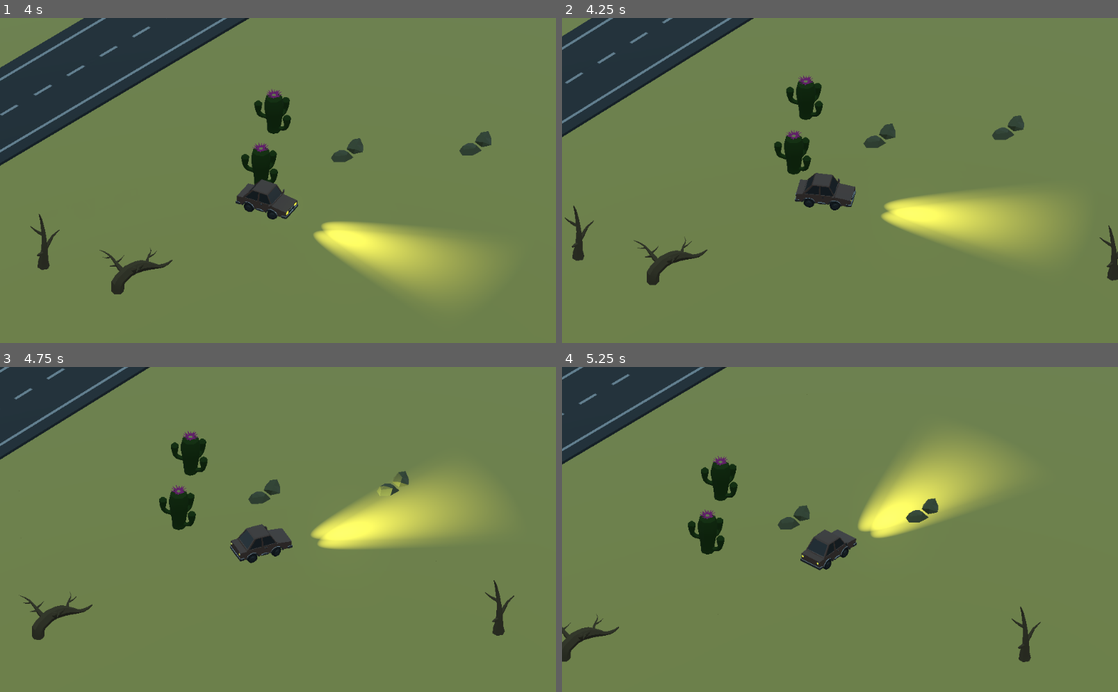
Above: before the commit, frames 1-4 (two rows, left to right).
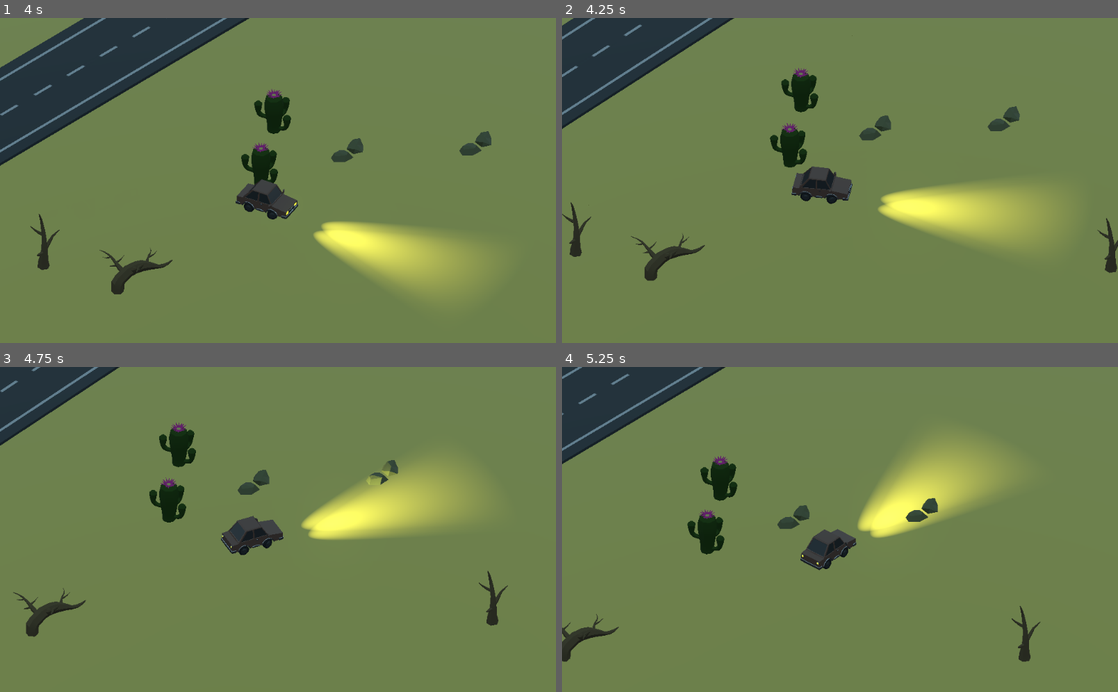
Above: after the commit, the same moments.

Repository: nheeb/dreamanddrive
Game: Godot game, scene res://Logic/Main.tscn
The game is run twice, just before and just after one commit, with the same random seed, the same clock (stepped at 60 frames per second) and the same inputs. The engine's default icon, where the game draws it, is replaced by a stand-in: a white triangle on a blue panel in a dark square.
Inputs (mouse positions are in pixels of both pictures, inside the frame that each line leads up to):
- Up to frame 1 (4 s): move the mouse to (400, 164) at 0.52 s; hold D (steer_right) 0.53-1.28 s; click (400, 164) at 0.6 s; move the mouse to (166, 196) at 1.27 s; hold S (fly_down) 1.28-2.03 s; click (166, 196) at 1.35 s; move the mouse to (333, 109) at 2.02 s; hold D (steer_right) 2.03-2.78 s; click (333, 109) at 2.1 s; move the mouse to (250, 245) at 2.77 s; hold W (fly_up) 2.78-3.53 s; click (250, 245) at 2.85 s; move the mouse to (444, 229) at 3.52 s; hold A (steer_left) from 3.53 s (still down); click (444, 229) at 3.6 s
- Up to frame 2 (4.25 s): keep holding A (steer_left); tap Q (cheat_screen_shake) at 4.15 s
- Up to frame 3 (4.75 s): keep holding A (steer_left); move the mouse to (111, 480) at 4.27 s; click (111, 480) at 4.35 s
- Up to frame 4 (5.25 s): move the mouse to (867, 529) at 5.02 s; release A (steer_left) at 5.03 s; hold S (fly_down) from 5.03 s (still down); click (867, 529) at 5.1 s

Frame 1 is identical in both runs. In frame 2, 7.1% of the frame differs, in the area x 0-100%, y 0-83%; in frame 3, 8.5%, in the area x 0-93%, y 0-84%; in frame 4, 0.5%.

Commit message:
Collision

Diff:
--- a/Logic/Car.gd
+++ b/Logic/Car.gd
@@ -10,13 +10,17 @@
 
 var engine := 350.0
 var engine_after_speed_up := 600.0
+var engine_multiplicator := 1.0
 var friction := -0.9
 var drag := -0.0015
 
+var collision_cooldown := 3.5
+
 func _physics_process(delta):
+	update_engine_multiplicator()
 	acceleration = Vector3.ZERO
 	get_input(delta)
-	acceleration = -global_transform.basis.z.normalized() * engine * delta
+	acceleration = -global_transform.basis.z.normalized() * engine * engine_multiplicator * delta
 	apply_friction()
 	velocity += acceleration
 	calculate_steering(delta)
@@ -32,13 +36,16 @@
 	if has_collided:
 		return
 	has_collided = true
+	halt()
+	if collision.collider.get_parent().has_method("_on_collide"):
+		collision.collider.get_parent()._on_collide()
 	var normal := collision.normal
 	var pos := collision.position
 	var explosion := EXPLOSION.instance()
 	Game.world.add_child(explosion)
 	explosion.global_translation = pos
 	Game.cam_shake()
-	yield(get_tree().create_timer(1),"timeout")
+	yield(get_tree().create_timer(collision_cooldown),"timeout")
 	has_collided = false
 	#velocity = normal * velocity.length() * 100.0
 
@@ -82,9 +89,35 @@
 func turn_on_lights():
 	$Model/SpotLight.visible = true
 	$Model/SpotLight2.visible = true
-	yield(get_tree().create_timer(.04),"timeout")
+	yield(get_tree().create_timer(.05),"timeout")
 	$Model/SpotLight.visible = false
 	$Model/SpotLight2.visible = false
 	yield(get_tree().create_timer(.3),"timeout")
 	$Model/SpotLight.visible = true
 	$Model/SpotLight2.visible = true
+
+var engine_stop := 1.0
+var engine_boost := 1.0
+func update_engine_multiplicator():
+	engine_multiplicator = 1.0
+	engine_multiplicator *= engine_stop
+	engine_multiplicator *= engine_boost
+
+var currently_speed_boosting := false
+func speed_boost():
+	if currently_speed_boosting: return
+	currently_speed_boosting = true
+	var tween := get_tree().create_tween()
+	tween.tween_property(self, "engine_boost", 1.4, .5).from(1.0)
+	tween.tween_property(self, "engine_boost", 1.0, 4.0).from_current()
+	yield(tween,"finished")
+	currently_speed_boosting = false
+
+var halt_tween: SceneTreeTween
+func halt():
+	engine_stop = 0.0
+	if is_instance_valid(halt_tween):
+		halt_tween.kill()
+	yield(get_tree().create_timer(.8),"timeout")
+	halt_tween = get_tree().create_tween()#.set_ease(Tween.EASE_IN_OUT).set_trans(Tween.TRANS_QUAD)
+	halt_tween.tween_property(self, "engine_stop", 1.0, 4.0).from(0.0)
--- a/Logic/DreamWorld.tscn
+++ b/Logic/DreamWorld.tscn
@@ -72,6 +72,7 @@
 current = true
 script = ExtResource( 4 )
 noise = SubResource( 5 )
+seed_offset = 5
 
 [node name="MeshInstance" type="MeshInstance" parent="."]
 transform = Transform( 0, 27.785, 0, -27.785, 0, 0, 0, 0, 27.785, -6.42075, 0, -27.9297 )
--- a/Logic/EnemyCar.gd
+++ b/Logic/EnemyCar.gd
@@ -16,3 +16,16 @@
 		look_at(global_translation+global_translation-last_pos, Vector3.UP)
 		if global_translation.distance_squared_to(next_waypoint.global_translation) < 1.0:
 			next_waypoint = next_waypoint.next
+	else:
+		queue_free()
+
+func _on_collide():
+	halt()
+
+var halt_tween : SceneTreeTween
+func halt():
+	speed = 0.0
+	if is_instance_valid(halt_tween): halt_tween.kill()
+	yield(get_tree().create_timer(2),"timeout")
+	halt_tween = get_tree().create_tween()
+	halt_tween.tween_property(self, "speed", 10.0, 4.0).from(0.0)
--- a/Logic/ShakeCamera.gd
+++ b/Logic/ShakeCamera.gd
@@ -4,7 +4,7 @@
 export var seed_offset := 0
 var time := 0.0
 var trauma := 0.0
-var trauma_reduction := .75
+var trauma_reduction := .8
 var time_scale := 100.0
 
 var base_deg_x: float
@@ -17,7 +17,7 @@
 
 
 func screen_shake():
-	trauma = .8
+	trauma = 1.0
 
 func _process(delta):
 	if Input.is_action_just_pressed("cheat_screen_shake"):
@@ -27,8 +27,8 @@
 		trauma = max(trauma - delta * trauma_reduction, 0.0)
 		time += delta
 
-		rotation_degrees.x = base_deg_x + 12.0 * get_shake_intensity() * get_noise_from_seed(1)
-		rotation_degrees.y = base_deg_y + 12.0 * get_shake_intensity() * get_noise_from_seed(2)
+		rotation_degrees.x = base_deg_x + 14.0 * get_shake_intensity() * get_noise_from_seed(1)
+		rotation_degrees.y = base_deg_y + 14.0 * get_shake_intensity() * get_noise_from_seed(2)
 		rotation_degrees.z = base_deg_z + 8.0 * get_shake_intensity() * get_noise_from_seed(3)
 
 
